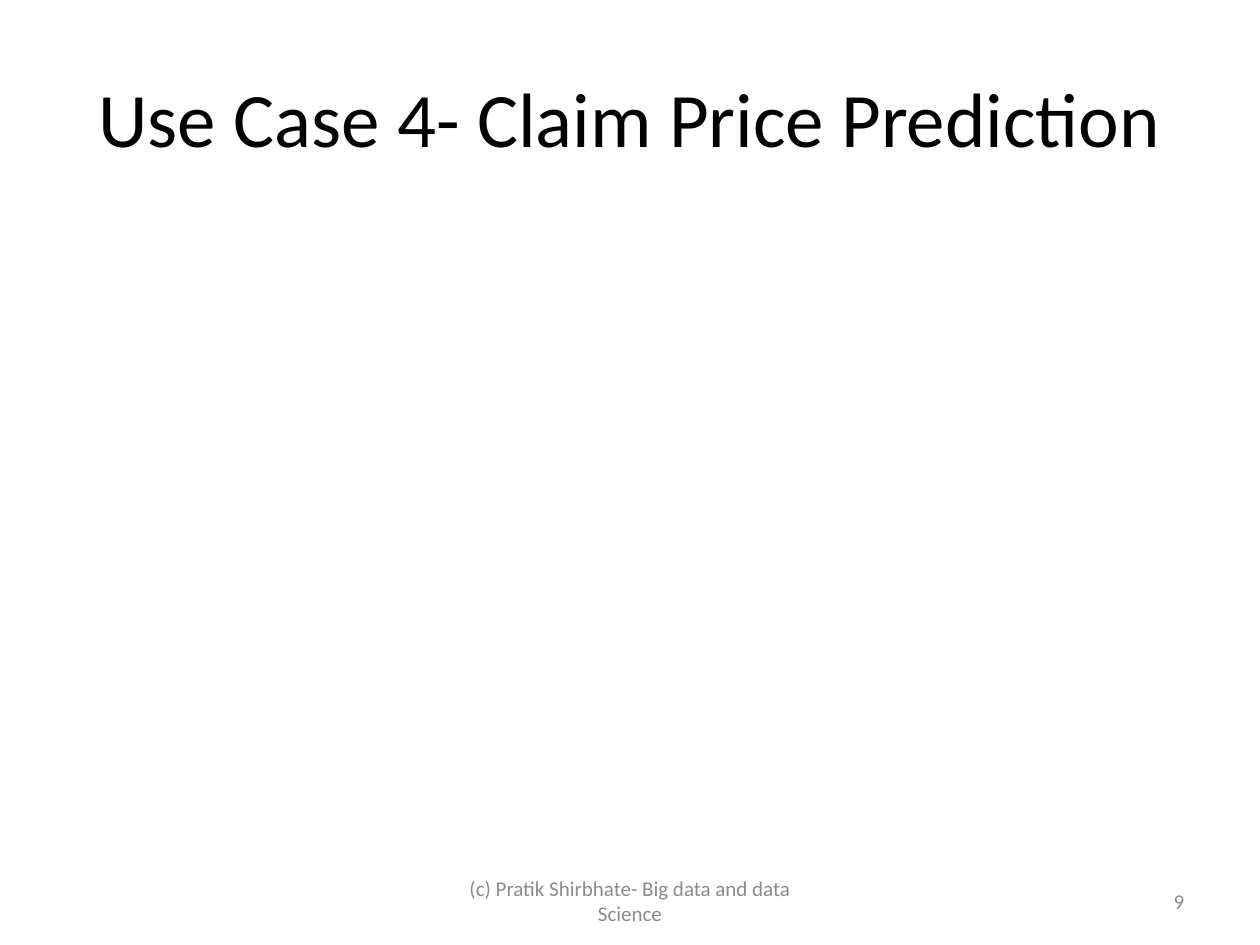
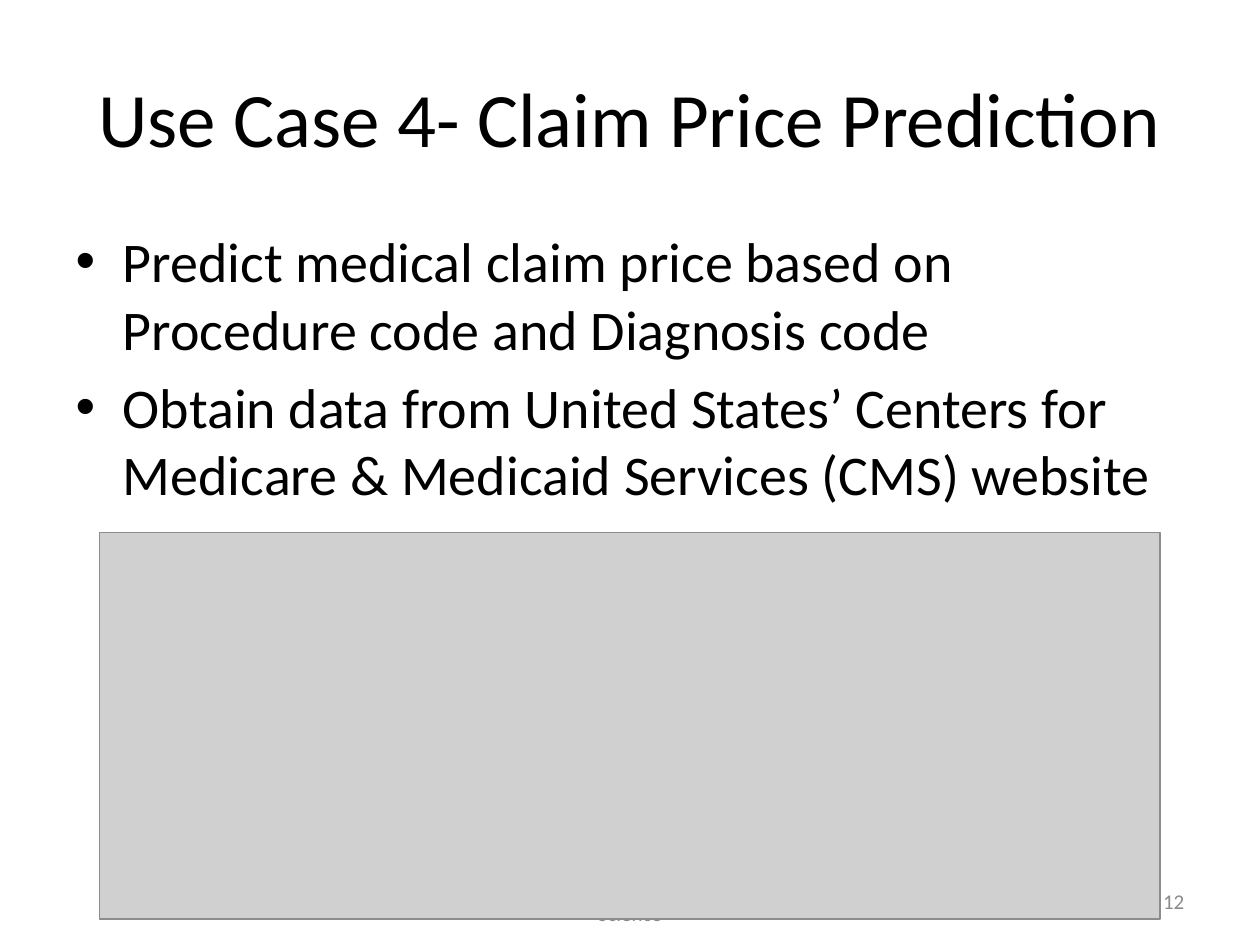
Before and after one commit to PRATIKSHIRBHATE/Cognizant, a slide deck: slide 12 of Humana-ML-Case Studies.pptx (slide 9 before the commit). Drawn at 1260x945 pixels with LibreOffice and Linux fonts; fonts in the diff are those of the drawing; grey boxes stand for pictures. Boxes give left, top, right and bottom in pixels: in the first picture for what was removed or moved away, otherwise in the second. Text is boxed around its words. In the diff, an @@ line names an element or a change of style, - is before the commit and + after.

```diff
--- a/Humana-ML-Case Studies.pptx
+++ b/Humana-ML-Case Studies.pptx
@@ text added at (123, 243, 1149, 503), 32 pt, text #000000 @@
+• Predict medical claim price based on Procedure code and Diagnosis code
+• Obtain data from United States’ Centers for Medicare & Medicaid Services (CMS) website
@@ picture added at (100, 532, 1160, 919) @@
@@ page number at (1163, 895, 1184, 909): text changed @@
-9
+12
```
Also in this commit, not shown: 3 other slides changed, 4 slides added.
